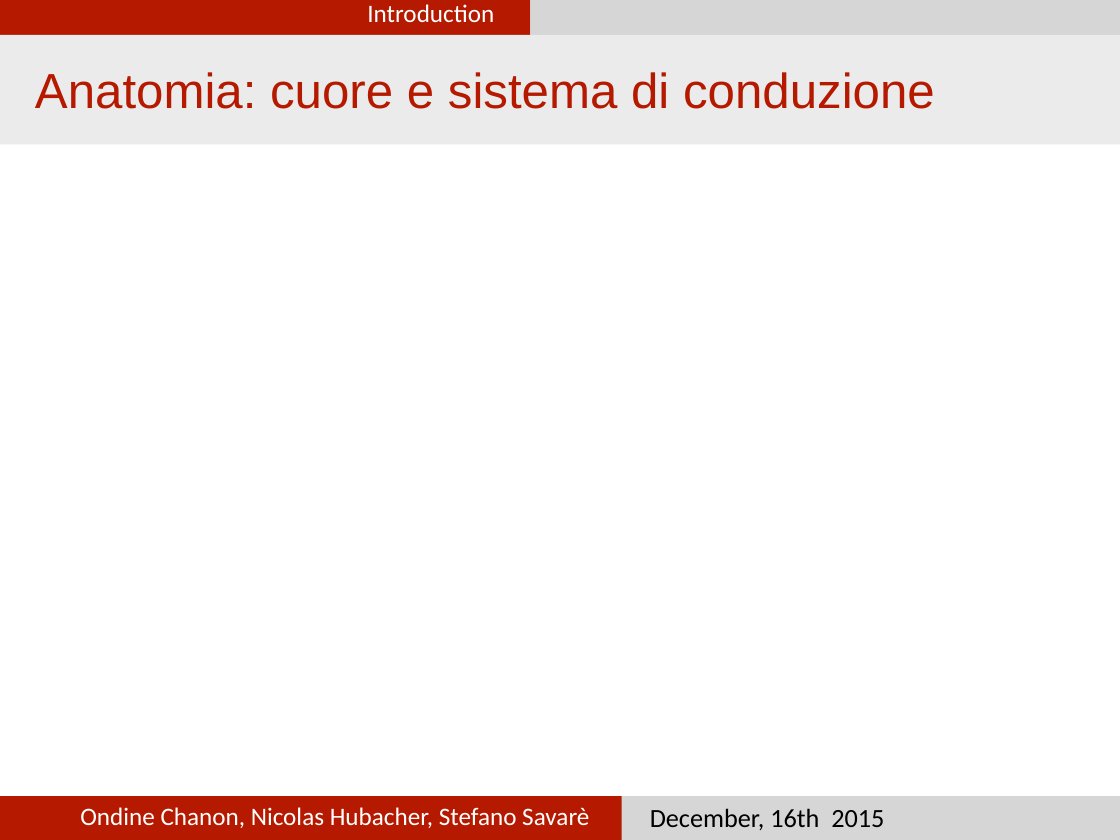
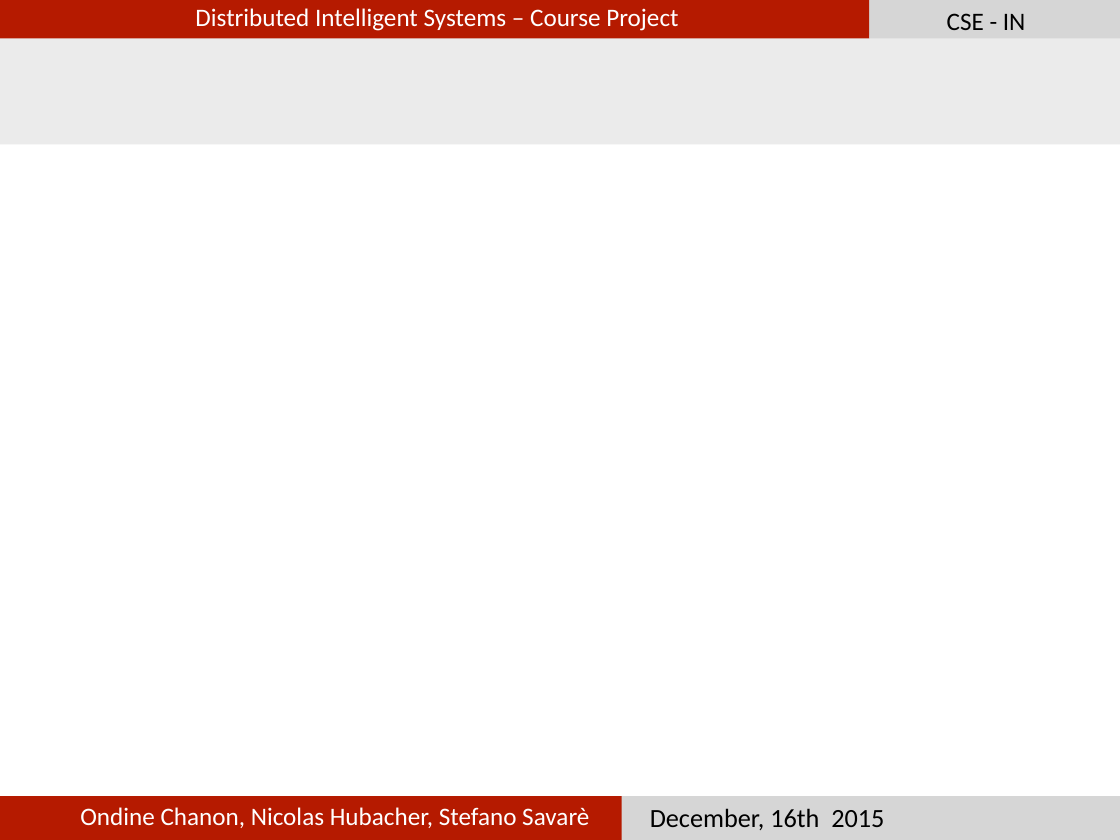
Before and after one commit to nhubi/disProject, a slide deck: slide 17 of Presentation/presentation.pptx. Drawn at 1120x840 pixels with LibreOffice and Linux fonts; fonts in the diff are those of the drawing. Boxes give left, top, right and bottom in pixels: in the first picture for what was removed or moved away, otherwise in the second. Text is boxed around its words. In the diff, an @@ line names an element or a change of style, - is before the commit and + after.

Commit message:
Bibliography/Titles/Pages

```diff
--- a/Presentation/presentation.pptx
+++ b/Presentation/presentation.pptx
@@ rectangle added at [0,0,870,39], fill #B51A00 @@
@@ text added at [195,8,678,31], 23 pt, text #FFFFFF @@
+Distributed Intelligent Systems – Course Project
@@ rectangle added at [870,0,1120,39], fill #D6D6D6 @@
@@ text added at [947,13,1026,30], 23 pt, text #000000 @@
+CSE - IN
@@ text removed at [35,72,935,109] @@
-Anatomia: cuore e sistema di conduzione
```
Also in this commit, not shown: 15 other slides changed, 2 slides removed.
